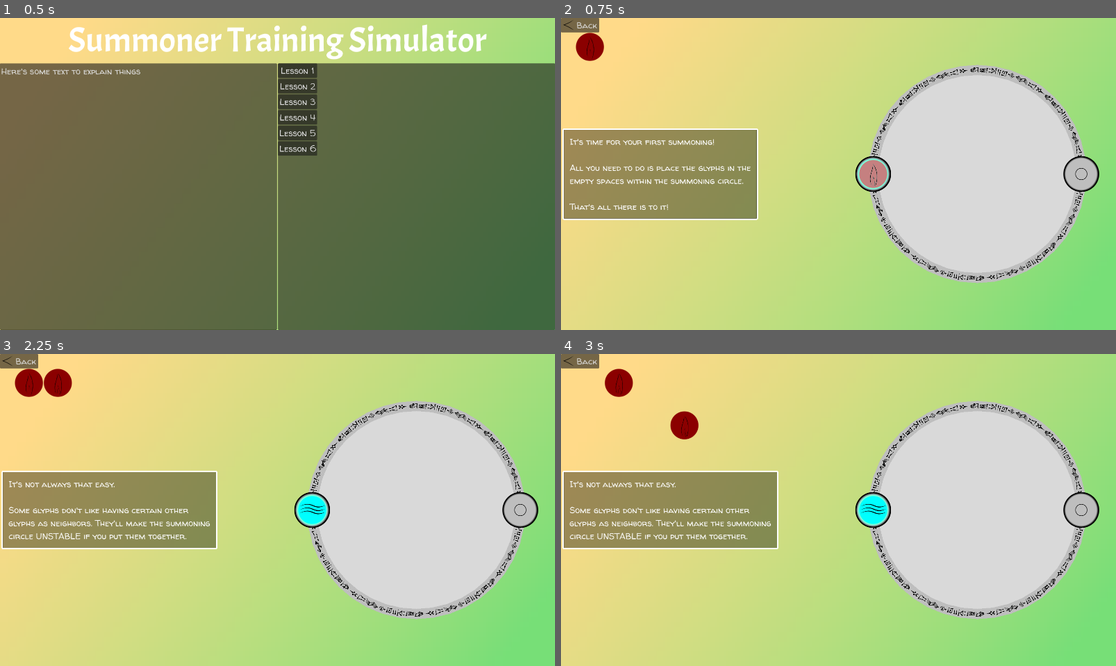
Above: before the commit, frames 1-4 (two rows, left to right).
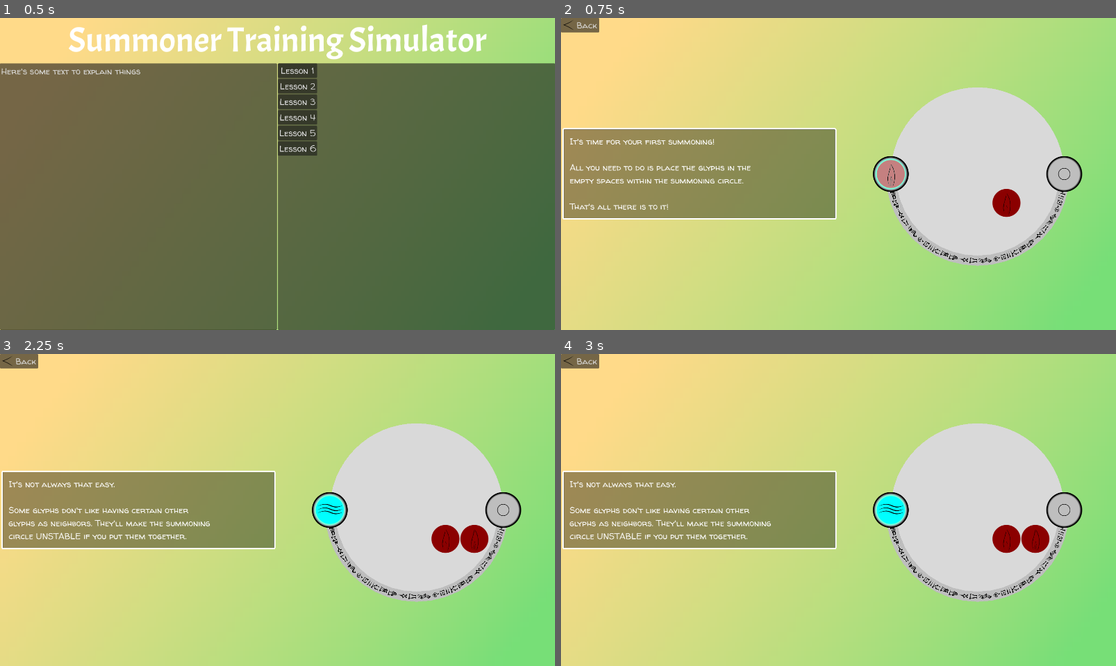
Above: after the commit, the same moments.

Repository: jwodicka/LD55
Game: Godot game, scene res://game_shell.tscn
Same seed, same stepped clock (60 frames per second), same inputs: the game is played once before the commit and once after it.
Inputs (mouse positions are in pixels of both pictures, inside the frame that each line leads up to):
- Up to frame 1 (0.5 s): no input
- Up to frame 2 (0.75 s): click "Lesson 1" at 0.5 s
- Up to frame 3 (2.25 s): click "Back" at 1.25 s; click "Lesson 2" at 2 s
- Up to frame 4 (3 s): tap Enter at 2.75 s; drag from (588, 382) to (871, 510) at 2.77 s

Frame 1 is identical in both runs. In frame 2, 15% of the frame differs, in the area x 0-97%, y 4-86%; in frame 3, 14%; in frame 4, 14%.

Commit message:
Levels are resizable

Diff:
--- /dev/null
+++ b/GameLevel.gd
@@ -0,0 +1,85 @@
+class_name GameLevel
+extends Control
+
+const Symbol = GameLogic.Symbol
+const SUMMONING_CIRCLE_SCENE = preload("res://summoning_circle.tscn")
+
+@export
+var level_name : String = ""
+
+@export
+var next_level : String = ""
+
+@export
+var flavor_text : String = ""
+
+@export
+var victory_text : String = ""
+
+@onready
+var circle: SummoningCircle = SUMMONING_CIRCLE_SCENE.instantiate()
+
+func load_level() -> void:
+	var glyphs : Array[Symbol] = []
+	var targets : int = 1
+	var target_connectors : Array[Vector2i] = []
+	var offset_angle : float = 0
+	var initial_placements : Dictionary = {} # Maps target number to glyph symbol
+	var locked_targets : Array[int] = []
+
+	var level_def: Dictionary = Levels.levels[level_name]
+	if "next_level" in level_def:
+		next_level = level_def.next_level
+	if "glyphs" in level_def:
+		glyphs.assign(level_def.glyphs)
+	if "targets" in level_def:
+		targets = level_def.targets
+	if "target_connectors" in level_def:
+		target_connectors.assign(level_def.target_connectors)
+	if "offset_angle" in level_def:
+		offset_angle = level_def.offset_angle
+	if "flavor_text" in level_def:
+		flavor_text = level_def.flavor_text
+	if "victory_text" in level_def:
+		victory_text = level_def.victory_text
+	if "initial_placements" in level_def:
+		initial_placements = level_def.initial_placements
+	if "locked_targets" in level_def:
+		locked_targets.assign(level_def.locked_targets)
+
+	circle.glyphs = glyphs
+	circle.targets = targets
+	circle.target_connectors = target_connectors
+	circle.offset_angle = offset_angle
+	circle.initial_placements = initial_placements
+	circle.locked_targets = locked_targets
+
+	$BoxContainer.add_child(circle)
+
+
+# Called when the node enters the scene tree for the first time.
+func _ready() -> void:
+	if !level_name.is_empty():
+		load_level()
+	if !flavor_text.is_empty():
+		$BoxContainer/FlavorContainer.visible = true
+		$BoxContainer/FlavorContainer/PanelContainer/FlavorLabel.text = flavor_text
+	else:
+		$BoxContainer/FlavorContainer.visible = false
+
+func _on_victory() -> void:
+	var end_flavor_text := victory_text
+	if end_flavor_text.is_empty():
+		end_flavor_text = "Another successful summoning!"
+	(find_child("EndFlavorLabel") as Label).text = end_flavor_text
+
+	if next_level.is_empty():
+		find_child("NextButton").hide()
+
+	$VictoryOverlay.show()
+
+func _on_button_pressed() -> void:
+	GameShell.return_to_menu()
+
+func _on_next_button_pressed() -> void:
+	GameShell.enter_level(next_level, self)
--- a/GameLogic.gd
+++ b/GameLogic.gd
@@ -1,6 +1,6 @@
 class_name GameLogic
 
-const SUMMONING_CIRCLE_SCENE = preload("res://summoning_circle.tscn")
+const GAME_LEVEL_SCENE = preload("res://game_level.tscn")
 
 enum Symbol {EARTH, AIR, FIRE, WATER, SALT}
 const EARTH = Symbol.EARTH
@@ -14,47 +14,9 @@
 const ERROR = State.ERROR
 const CORRECT = State.CORRECT
 
-static func load_level(level_name: String) -> SummoningCircle:
-	var next_level : String
-	var glyphs : Array[Symbol] = []
-	var targets : int = 1
-	var target_connectors : Array[Vector2i] = []
-	var offset_angle : float = 0
-	var flavor_text : String = ""
-	var victory_text : String = ""
-	var initial_placements : Dictionary = {} # Maps target number to glyph symbol
-	var locked_targets : Array[int] = []
-
-	var level_def: Dictionary = Levels.levels[level_name]
-	if "next_level" in level_def:
-		next_level = level_def.next_level
-	if "glyphs" in level_def:
-		glyphs.assign(level_def.glyphs)
-	if "targets" in level_def:
-		targets = level_def.targets
-	if "target_connectors" in level_def:
-		target_connectors.assign(level_def.target_connectors)
-	if "offset_angle" in level_def:
-		offset_angle = level_def.offset_angle
-	if "flavor_text" in level_def:
-		flavor_text = level_def.flavor_text
-	if "victory_text" in level_def:
-		victory_text = level_def.victory_text
-	if "initial_placements" in level_def:
-		initial_placements = level_def.initial_placements
-	if "locked_targets" in level_def:
-		locked_targets.assign(level_def.locked_targets)
-
-	var level: SummoningCircle = SUMMONING_CIRCLE_SCENE.instantiate() as SummoningCircle
-	level.next_level = next_level
-	level.glyphs = glyphs
-	level.targets = targets
-	level.target_connectors = target_connectors
-	level.offset_angle = offset_angle
-	level.flavor_text = flavor_text
-	level.victory_text = victory_text
-	level.initial_placements = initial_placements
-	level.locked_targets = locked_targets
+static func load_level(level_name: String) -> GameLevel:
+	var level: GameLevel = GAME_LEVEL_SCENE.instantiate() as GameLevel
+	level.level_name = level_name
 	return level
 
 static func has_glyph(target: DropTarget) -> bool:
--- a/GameShell.gd
+++ b/GameShell.gd
@@ -6,7 +6,7 @@
 
 var main_menu: MainMenu
 
-var current_level: SummoningCircle = null
+var current_level: GameLevel = null
 
 static func enter_level(level_name: String, from_node: Node = null) -> void:
 	_game_shell._enter_level(level_name, from_node)
--- a/SummoningCircle.gd
+++ b/SummoningCircle.gd
@@ -8,7 +8,7 @@
 const CURVE_STEPS = 20
 
 @export
-var next_level : String = ""
+var radius : float = 300
 
 @export
 var glyphs : Array[GameLogic.Symbol]
@@ -30,30 +30,17 @@
 @export
 var offset_angle : float = 0
 
-@export
-var flavor_text : String = ""
+var solved : bool = false
 
-@export
-var victory_text : String = ""
-
-var solved : bool = false
+var center: Vector2:
+	get:
+		return get_rect().size / 2.0
 
 var _base_direction: Vector2:
 	get:
 		return Vector2.UP.rotated(deg_to_rad(offset_angle))
 
 func _ready() -> void:
-	var center_offset := Vector2(0.5, 0.5)
-	if !flavor_text.is_empty():
-		center_offset = Vector2(0.75, 0.5)
-		$FlavorContainer.visible = true
-		$FlavorContainer/PanelContainer/FlavorLabel.text = flavor_text
-	else:
-		$FlavorContainer.visible = false
-
-	var center := get_viewport_rect().size * center_offset
-	var radius := get_viewport_rect().size.y / 3
-
 	$BackgroundCircle.position = center
 	$BackgroundCircle.radius = radius
 
@@ -68,7 +55,7 @@
 		var target: DropTarget = DROP_TARGET.instantiate()
 		target.name = "DropTarget%d" % i
 		var offset: Vector2 = (_base_direction * radius).rotated((TAU / targets) * i)
-		target.position = center + offset
+		target.position = offset
 		$Targets.add_child(target)
 		_targets.append(target)
 		if initial_placements.has(i):
@@ -87,11 +74,12 @@
 		connector.end_b = _targets[c.y]
 		# Does this connector connect adjacent points?
 		if abs(c.x - c.y) == 1 || abs(c.x - c.y) == targets -1:
-			var offset_a := connector.end_a.position - center
-			var offset_b := connector.end_b.position - center
+			var offset_a := connector.end_a.position
+			var offset_b := connector.end_b.position
 
 			var angle: float
 			if (offset_a + offset_b).is_zero_approx():
+				print("direct pair") # BUG: This isn't happening
 				angle = PI
 			else:
 				angle = offset_a.angle_to(offset_b)
@@ -99,7 +87,7 @@
 			var angle_step := angle/CURVE_STEPS
 			for step in range(0, CURVE_STEPS + 1):
 				var theta := angle_step * step
-				var offset := offset_a.rotated(theta) + center
+				var offset := offset_a.rotated(theta)
 				connector.add_point(offset)
 		$Connectors.add_child(connector);
 
@@ -116,21 +104,15 @@
 		target.current_glyph.is_locked = true
 	$BackgroundCircle.color = Color.BLACK
 	$BackgroundCircle/GPUParticles2D.emitting = true
-
-	var end_flavor_text := victory_text
-	if end_flavor_text.is_empty():
-		end_flavor_text = "Another successful summoning!"
-	(find_child("EndFlavorLabel") as Label).text = end_flavor_text
-
-	if next_level.is_empty():
-		find_child("NextButton").hide()
-
-	$VictoryOverlay.show()
 	queue_redraw()
 
 
-func _on_button_pressed() -> void:
-	GameShell.return_to_menu()
-
-func _on_next_button_pressed() -> void:
-	GameShell.enter_level(next_level, self)
+func _on_resized() -> void:
+	print("on_resized")
+	print("rect", get_rect())
+	print("c", center)
+	$Glyphs.transform = get_transform().translated(center)
+	$Targets.transform = get_transform().translated(center)
+	$Connectors.transform = get_transform().translated(center)
+	$BackgroundCircle.position = center
+	queue_redraw()
--- /dev/null
+++ b/game_level.tscn
@@ -0,0 +1,129 @@
+[gd_scene load_steps=5 format=3 uid="uid://b4oks2v5nathm"]
+
+[ext_resource type="Script" path="res://GameLevel.gd" id="1_sq7dy"]
+[ext_resource type="Texture2D" uid="uid://drmvu1tlj7kx8" path="res://bg_gradient.tres" id="2_gti28"]
+[ext_resource type="Texture2D" uid="uid://y1cmeax56con" path="res://icons/back.svg" id="4_kfd24"]
+
+[sub_resource type="StyleBoxFlat" id="StyleBoxFlat_bu4n7"]
+content_margin_left = 5.0
+content_margin_right = 5.0
+bg_color = Color(0.14902, 0.14902, 0.14902, 1)
+border_width_left = 4
+border_width_top = 4
+border_width_right = 4
+border_width_bottom = 4
+border_color = Color(0, 0, 0, 1)
+corner_radius_top_left = 10
+corner_radius_top_right = 10
+corner_radius_bottom_right = 10
+corner_radius_bottom_left = 10
+expand_margin_left = 20.0
+expand_margin_top = 10.0
+expand_margin_right = 20.0
+expand_margin_bottom = 20.0
+shadow_size = 1
+shadow_offset = Vector2(2, 2)
+
+[node name="GameLevel" type="Control"]
+layout_mode = 3
+anchors_preset = 15
+anchor_right = 1.0
+anchor_bottom = 1.0
+grow_horizontal = 2
+grow_vertical = 2
+mouse_filter = 1
+script = ExtResource("1_sq7dy")
+
+[node name="TextureRect" type="TextureRect" parent="."]
+layout_mode = 1
+anchors_preset = 15
+anchor_right = 1.0
+anchor_bottom = 1.0
+grow_horizontal = 2
+grow_vertical = 2
+mouse_filter = 2
+texture = ExtResource("2_gti28")
+
+[node name="Button" type="Button" parent="."]
+layout_mode = 0
+offset_right = 132.0
+offset_bottom = 50.0
+text = "Back"
+icon = ExtResource("4_kfd24")
+expand_icon = true
+
+[node name="VictoryOverlay" type="CanvasLayer" parent="."]
+layer = 50
+visible = false
+
+[node name="CenterContainer" type="CenterContainer" parent="VictoryOverlay"]
+anchors_preset = 8
+anchor_left = 0.5
+anchor_top = 0.5
+anchor_right = 0.5
+anchor_bottom = 0.5
+offset_left = -20.0
+offset_top = -20.0
+offset_right = 20.0
+offset_bottom = 20.0
+grow_horizontal = 2
+grow_vertical = 2
+
+[node name="PanelContainer" type="PanelContainer" parent="VictoryOverlay/CenterContainer"]
+layout_mode = 2
+theme_type_variation = &"FlavorText"
+theme_override_styles/panel = SubResource("StyleBoxFlat_bu4n7")
+
+[node name="VBoxContainer" type="VBoxContainer" parent="VictoryOverlay/CenterContainer/PanelContainer"]
+layout_mode = 2
+
+[node name="EndFlavorLabel" type="Label" parent="VictoryOverlay/CenterContainer/PanelContainer/VBoxContainer"]
+layout_mode = 2
+text = "Some end of level text"
+
+[node name="HBoxContainer" type="HBoxContainer" parent="VictoryOverlay/CenterContainer/PanelContainer/VBoxContainer"]
+layout_mode = 2
+alignment = 1
+
+[node name="MenuButton" type="Button" parent="VictoryOverlay/CenterContainer/PanelContainer/VBoxContainer/HBoxContainer"]
+layout_mode = 2
+text = "Menu"
+
+[node name="NextButton" type="Button" parent="VictoryOverlay/CenterContainer/PanelContainer/VBoxContainer/HBoxContainer"]
+layout_mode = 2
+text = "Next Lesson"
+
+[node name="BoxContainer" type="BoxContainer" parent="."]
+layout_mode = 1
+anchors_preset = 15
+anchor_right = 1.0
+anchor_bottom = 1.0
+grow_horizontal = 2
+grow_vertical = 2
+mouse_filter = 2
+
+[node name="FlavorContainer" type="MarginContainer" parent="BoxContainer"]
+layout_mode = 2
+size_flags_horizontal = 3
+size_flags_vertical = 4
+mouse_filter = 2
+theme_override_constants/margin_left = 25
+theme_override_constants/margin_top = 25
+theme_override_constants/margin_right = 25
+theme_override_constants/margin_bottom = 25
+
+[node name="PanelContainer" type="PanelContainer" parent="BoxContainer/FlavorContainer"]
+layout_mode = 2
+mouse_filter = 2
+theme_type_variation = &"FlavorText"
+
+[node name="FlavorLabel" type="Label" parent="BoxContainer/FlavorContainer/PanelContainer"]
+custom_minimum_size = Vector2(150, 0)
+layout_mode = 2
+text = "This is some flavor text
+explaining what to do in this level"
+autowrap_mode = 3
+
+[connection signal="pressed" from="Button" to="." method="_on_button_pressed"]
+[connection signal="pressed" from="VictoryOverlay/CenterContainer/PanelContainer/VBoxContainer/HBoxContainer/MenuButton" to="." method="_on_button_pressed"]
+[connection signal="pressed" from="VictoryOverlay/CenterContainer/PanelContainer/VBoxContainer/HBoxContainer/NextButton" to="." method="_on_next_button_pressed"]
--- a/project.godot
+++ b/project.godot
@@ -23,7 +23,6 @@
 window/size/viewport_width=1920
 window/size/viewport_height=1080
 window/size/initial_position_type=3
-window/size/resizable=false
 
 [gui]
 
--- a/summoning_circle.tscn
+++ b/summoning_circle.tscn
@@ -1,9 +1,7 @@
-[gd_scene load_steps=7 format=3 uid="uid://cr4ukprpycwgr"]
+[gd_scene load_steps=4 format=3 uid="uid://cr4ukprpycwgr"]
 
 [ext_resource type="Script" path="res://SummoningCircle.gd" id="1_4yubp"]
 [ext_resource type="Script" path="res://BackgroundCircle.gd" id="2_b3go5"]
-[ext_resource type="Texture2D" uid="uid://drmvu1tlj7kx8" path="res://bg_gradient.tres" id="3_n004m"]
-[ext_resource type="Texture2D" uid="uid://y1cmeax56con" path="res://icons/back.svg" id="4_upsmq"]
 
 [sub_resource type="ParticleProcessMaterial" id="ParticleProcessMaterial_d3tgf"]
 particle_flag_disable_z = true
@@ -20,33 +18,16 @@
 scale_min = 5.0
 scale_max = 10.0
 
-[sub_resource type="StyleBoxFlat" id="StyleBoxFlat_bu4n7"]
-content_margin_left = 5.0
-content_margin_right = 5.0
-bg_color = Color(0.14902, 0.14902, 0.14902, 1)
-border_width_left = 4
-border_width_top = 4
-border_width_right = 4
-border_width_bottom = 4
-border_color = Color(0, 0, 0, 1)
-corner_radius_top_left = 10
-corner_radius_top_right = 10
-corner_radius_bottom_right = 10
-corner_radius_bottom_left = 10
-expand_margin_left = 20.0
-expand_margin_top = 10.0
-expand_margin_right = 20.0
-expand_margin_bottom = 20.0
-shadow_size = 1
-shadow_offset = Vector2(2, 2)
-
 [node name="SummoningCircle" type="Control"]
+custom_minimum_size = Vector2(700, 0)
 layout_mode = 3
 anchors_preset = 15
 anchor_right = 1.0
 anchor_bottom = 1.0
 grow_horizontal = 2
 grow_vertical = 2
+size_flags_horizontal = 3
+size_flags_vertical = 3
 mouse_filter = 1
 script = ExtResource("1_4yubp")
 glyphs = Array[int]([0, 4, 2, 3, 1])
@@ -62,16 +43,6 @@
 [node name="Connectors" type="CanvasLayer" parent="."]
 layer = 6
 
-[node name="TextureRect" type="TextureRect" parent="."]
-layout_mode = 1
-anchors_preset = 15
-anchor_right = 1.0
-anchor_bottom = 1.0
-grow_horizontal = 2
-grow_vertical = 2
-mouse_filter = 2
-texture = ExtResource("3_n004m")
-
 [node name="BackgroundCircle" type="Node2D" parent="."]
 script = ExtResource("2_b3go5")
 color = Color(0.85098, 0.85098, 0.85098, 1)
@@ -82,78 +53,4 @@
 process_material = SubResource("ParticleProcessMaterial_d3tgf")
 lifetime = 5.0
 
-[node name="FlavorContainer" type="MarginContainer" parent="."]
-layout_mode = 1
-anchors_preset = 4
-anchor_top = 0.5
-anchor_bottom = 0.5
-offset_top = -73.5
-offset_right = 543.0
-offset_bottom = 73.5
-grow_vertical = 2
-theme_override_constants/margin_left = 25
-theme_override_constants/margin_top = 25
-theme_override_constants/margin_right = 25
-theme_override_constants/margin_bottom = 25
-
-[node name="PanelContainer" type="PanelContainer" parent="FlavorContainer"]
-layout_mode = 2
-theme_type_variation = &"FlavorText"
-
-[node name="FlavorLabel" type="Label" parent="FlavorContainer/PanelContainer"]
-layout_mode = 2
-text = "This is some flavor text
-explaining what to do in this level"
-
-[node name="Button" type="Button" parent="."]
-layout_mode = 0
-offset_right = 132.0
-offset_bottom = 50.0
-text = "Back"
-icon = ExtResource("4_upsmq")
-expand_icon = true
-
-[node name="VictoryOverlay" type="CanvasLayer" parent="."]
-layer = 50
-visible = false
-
-[node name="CenterContainer" type="CenterContainer" parent="VictoryOverlay"]
-anchors_preset = 8
-anchor_left = 0.5
-anchor_top = 0.5
-anchor_right = 0.5
-anchor_bottom = 0.5
-offset_left = -20.0
-offset_top = -20.0
-offset_right = 20.0
-offset_bottom = 20.0
-grow_horizontal = 2
-grow_vertical = 2
-
-[node name="PanelContainer" type="PanelContainer" parent="VictoryOverlay/CenterContainer"]
-layout_mode = 2
-theme_type_variation = &"FlavorText"
-theme_override_styles/panel = SubResource("StyleBoxFlat_bu4n7")
-
-[node name="VBoxContainer" type="VBoxContainer" parent="VictoryOverlay/CenterContainer/PanelContainer"]
-layout_mode = 2
-
-[node name="EndFlavorLabel" type="Label" parent="VictoryOverlay/CenterContainer/PanelContainer/VBoxContainer"]
-layout_mode = 2
-text = "Some end of level text"
-
-[node name="HBoxContainer" type="HBoxContainer" parent="VictoryOverlay/CenterContainer/PanelContainer/VBoxContainer"]
-layout_mode = 2
-alignment = 1
-
-[node name="MenuButton" type="Button" parent="VictoryOverlay/CenterContainer/PanelContainer/VBoxContainer/HBoxContainer"]
-layout_mode = 2
-text = "Menu"
-
-[node name="NextButton" type="Button" parent="VictoryOverlay/CenterContainer/PanelContainer/VBoxContainer/HBoxContainer"]
-layout_mode = 2
-text = "Next Lesson"
-
-[connection signal="pressed" from="Button" to="." method="_on_button_pressed"]
-[connection signal="pressed" from="VictoryOverlay/CenterContainer/PanelContainer/VBoxContainer/HBoxContainer/MenuButton" to="." method="_on_button_pressed"]
-[connection signal="pressed" from="VictoryOverlay/CenterContainer/PanelContainer/VBoxContainer/HBoxContainer/NextButton" to="." method="_on_next_button_pressed"]
+[connection signal="resized" from="." to="." method="_on_resized"]
